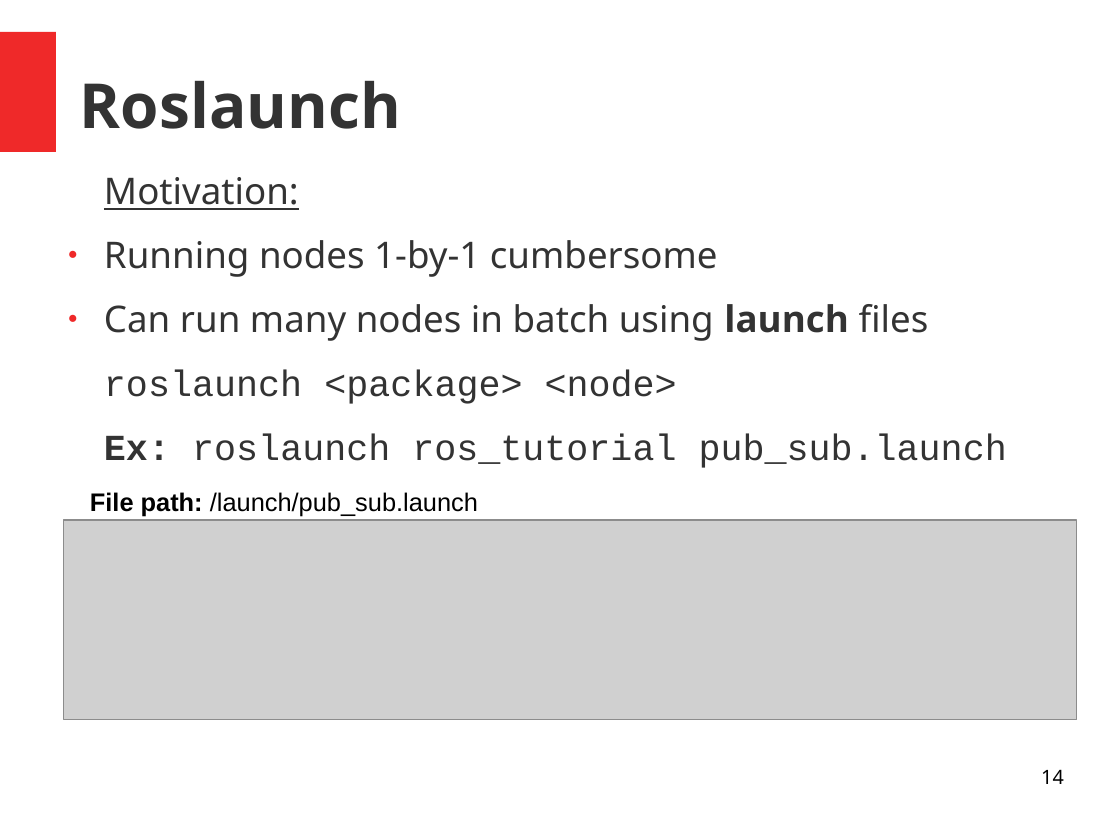
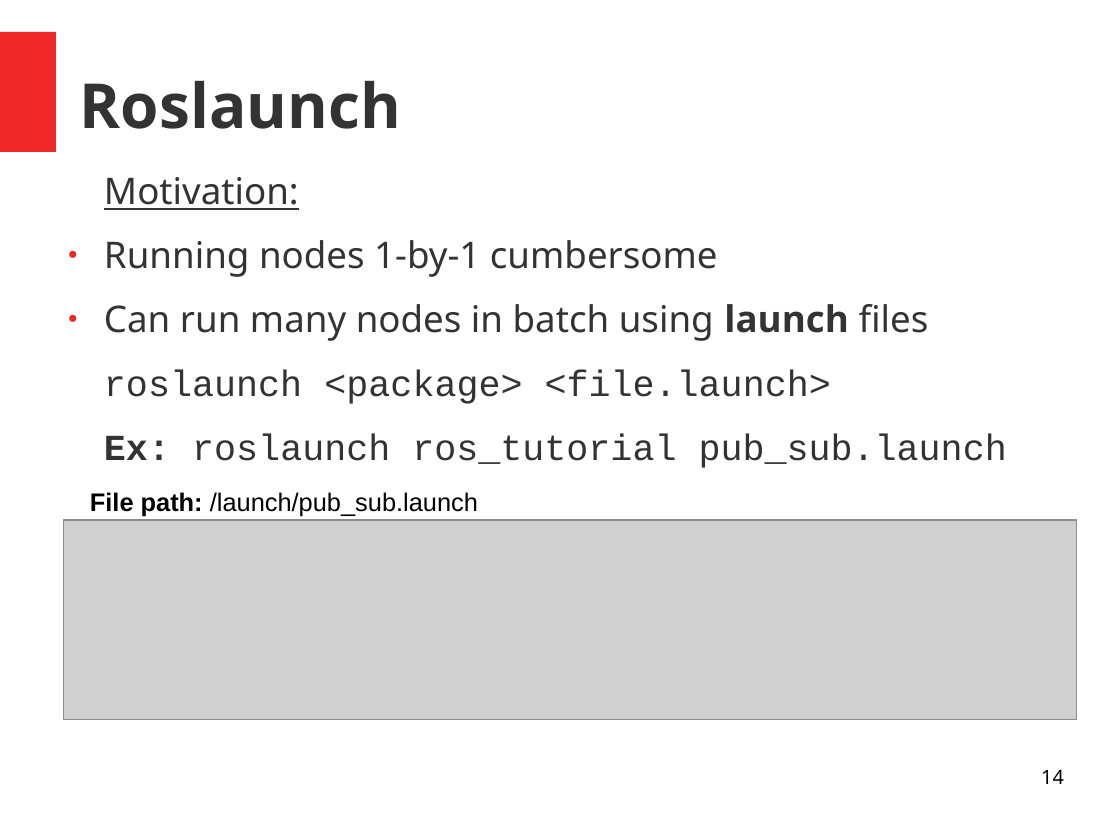
Before and after one commit to comp417-fall2019-tutorials/ros_tutorial, a slide deck: slide 14 of slides/Ros_Tutorial.odp. Drawn at 1120x840 pixels with LibreOffice and Linux fonts; fonts in the diff are those of the drawing; grey boxes stand for pictures; background and template pictures are left out. Boxes give left, top, right and bottom in pixels: in the first picture for what was removed or moved away, otherwise in the second. Text is boxed around its words. In the diff, an @@ line names an element or a change of style, - is before the commit and + after.

```diff
--- a/slides/Ros_Tutorial.odp
+++ b/slides/Ros_Tutorial.odp
@@ text at box(104, 370, 831, 404): text changed @@
-roslaunch <package> <node>
+roslaunch <package> <file.launch>
```
Also in this commit, not shown: 7 other slides changed, 3 other files.
